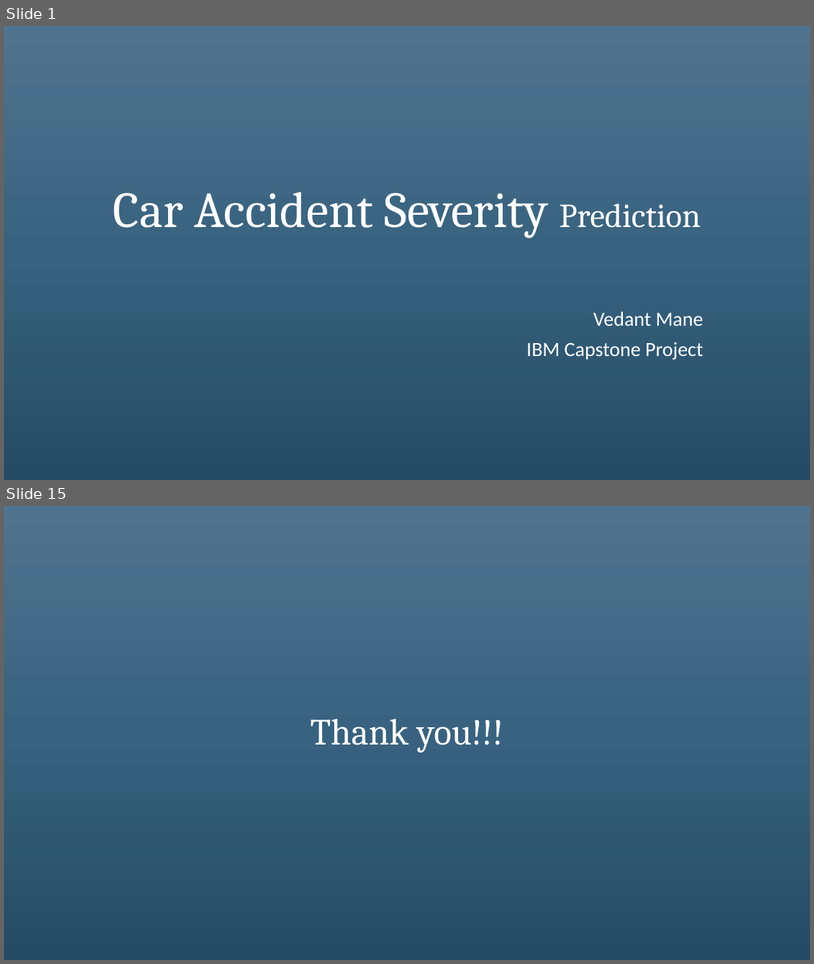
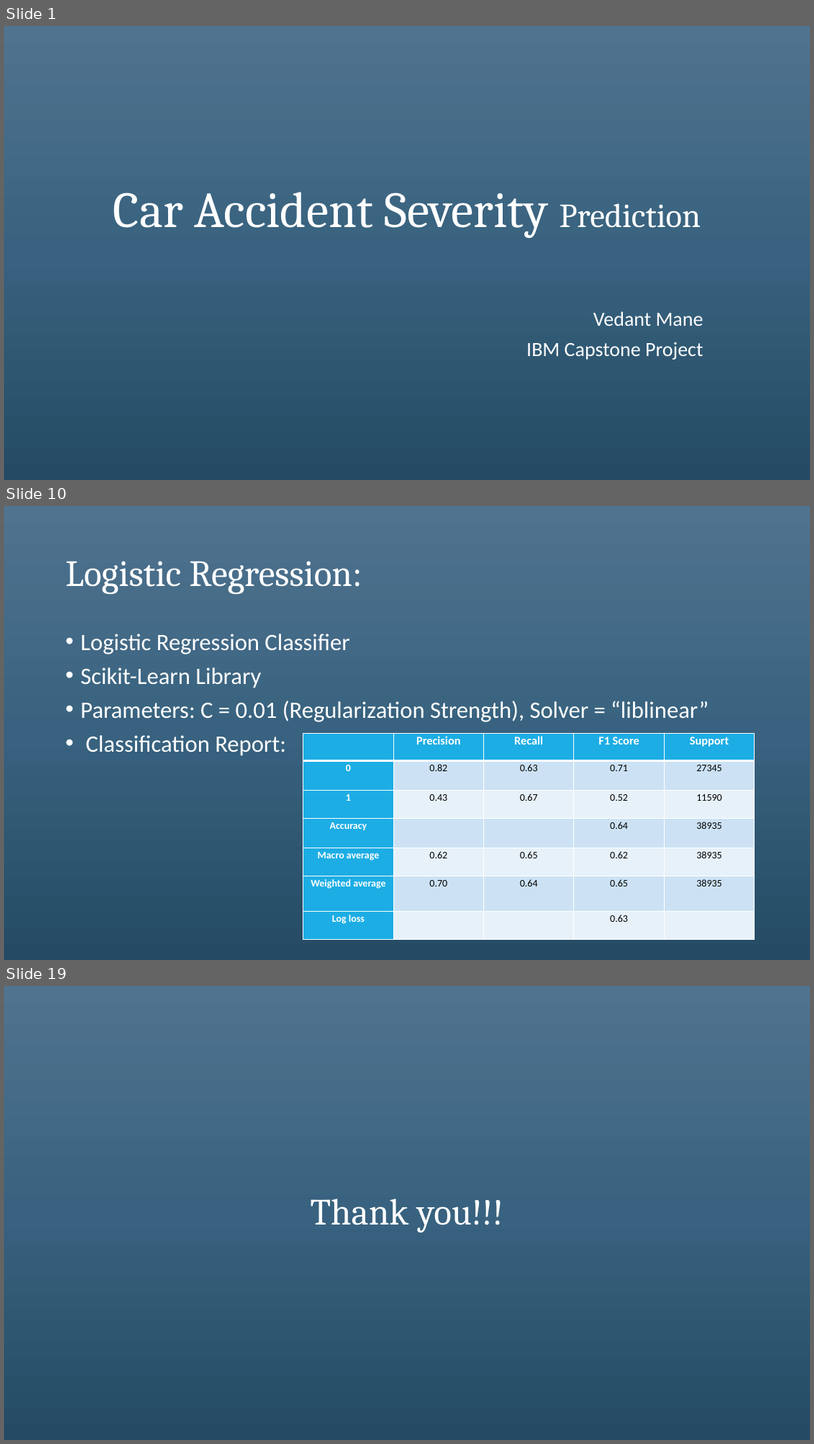
Before and after one commit to vedantmane/Car-Accident-Severity-Prediction, a slide deck: Presentation/CAS Presentation.pptx. Shown one above the other, each under a label of ours: slides 1 and 15 before the commit, slides 1, 10 and 19 after it; the slides between them are not shown. The pictures are 814x964 and 814x1444 pixels, drawn with LibreOffice and Linux fonts; fonts in the diff are those of the drawing. Boxes give left, top, right and bottom in pixels: in the first picture for what was removed or moved away, otherwise in the second. Text is boxed around its words. In the diff, an @@ line names an element or a change of style, - is before the commit and + after.

```diff
--- a/Presentation/CAS Presentation.pptx
+++ b/Presentation/CAS Presentation.pptx
@@ slide 10 added at <box>4,506,810,960</box>, background gradient #517491 to #38627F to #244C64 @@
@@ title added at <box>65,561,362,594</box>, 44 pt, text #FFFFFF @@
+Logistic Regression:
@@ text added at <box>80,633,709,756</box>, 28 pt, text #FFFFFF @@
+• Logistic Regression Classifier
+• Scikit-Learn Library
+• Parameters: C = 0.01 (Regularization Strength), Solver = “liblinear”
+• Classification Report:
@@ table added at <box>304,733,754,939</box>, 7 rows, 5 columns @@
+ | Precision | Recall | F1 Score | Support
+0 | 0.82 | 0.63 | 0.71 | 27345
+1 | 0.43 | 0.67 | 0.52 | 11590
+Accuracy |  |  | 0.64 | 38935
+Macro average | 0.62 | 0.65 | 0.62 | 38935
+Weighted average | 0.70 | 0.64 | 0.65 | 38935
+Log loss |  |  | 0.63 | 
@@ what was slide 15 is now slide 19 @@
```
Also in this commit, not shown: 4 slides changed, 12 other slides added, 9 slides removed.
